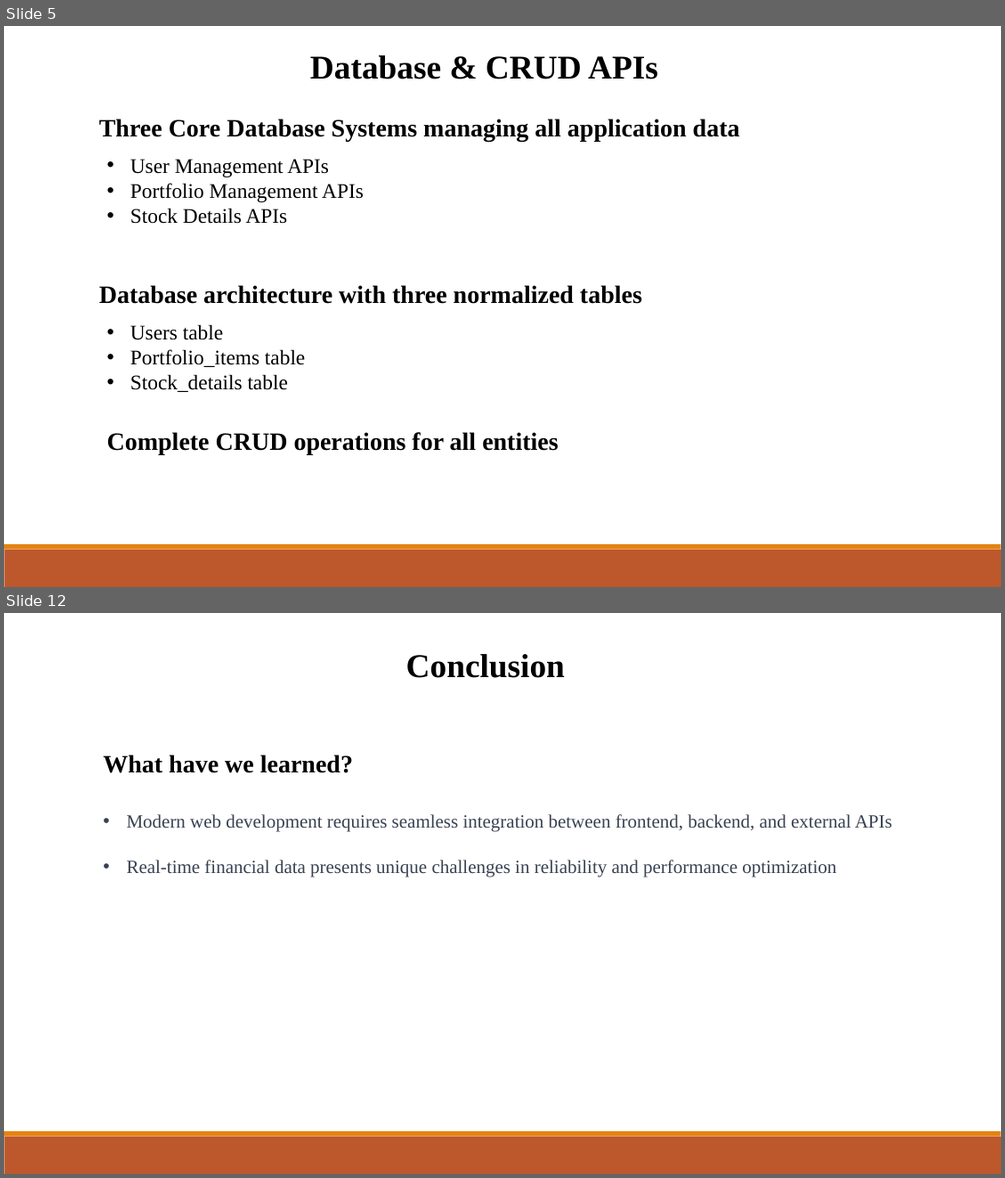
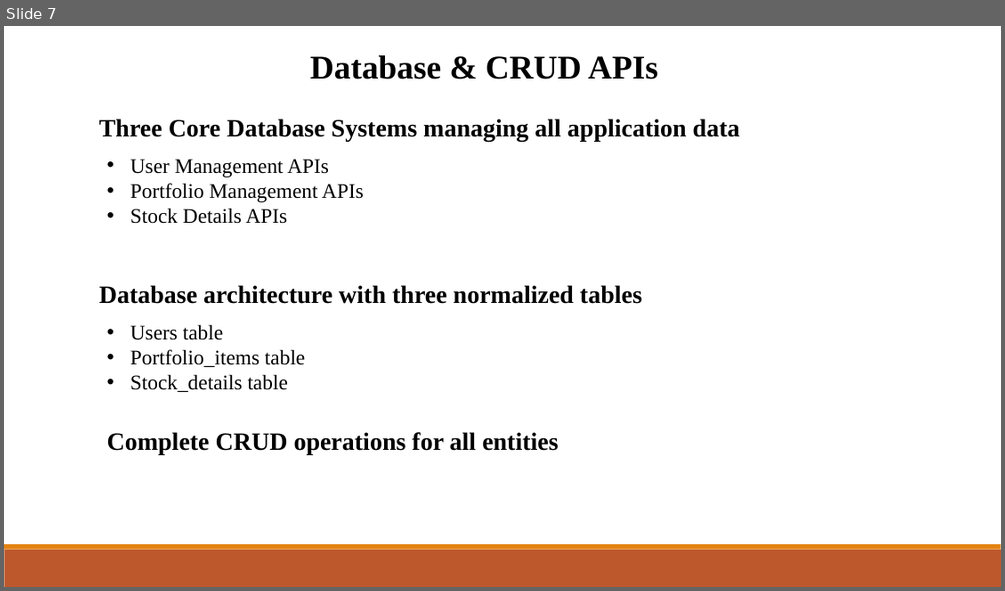
Before and after one commit to mimanchiou/seven, a slide deck: Final_ppt.pptx. Shown one above the other, each under a label of ours: slides 5 and 12 before the commit, slide 7 after it; the slides between them are not shown. The pictures are 1005x1178 and 1005x591 pixels, drawn with LibreOffice and Linux fonts; fonts in the diff are those of the drawing. Boxes give left, top, right and bottom in pixels: in the first picture for what was removed or moved away, otherwise in the second. Text is boxed around its words. In the diff, an @@ line names an element or a change of style, - is before the commit and + after.

```diff
--- a/Final_ppt.pptx
+++ b/Final_ppt.pptx
@@ slide 12 removed at bbox=[4, 613, 1001, 1174], background #FFFFFF; not listed: 2 template elements that a slide beside it also shows @@
@@ text removed at bbox=[406, 654, 565, 678] @@
-Conclusion
@@ text removed at bbox=[103, 755, 353, 773] @@
-What have we learned?
@@ text removed at bbox=[127, 814, 892, 876] @@
-• Modern web development requires seamless integration between frontend, backend, and external APIs
-• Real-time financial data presents unique challenges in reliability and performance optimization
@@ what was slide 5 is now slide 7 @@
```
Also in this commit, not shown: 4 slides changed, 12 slides added, 9 other slides removed.
